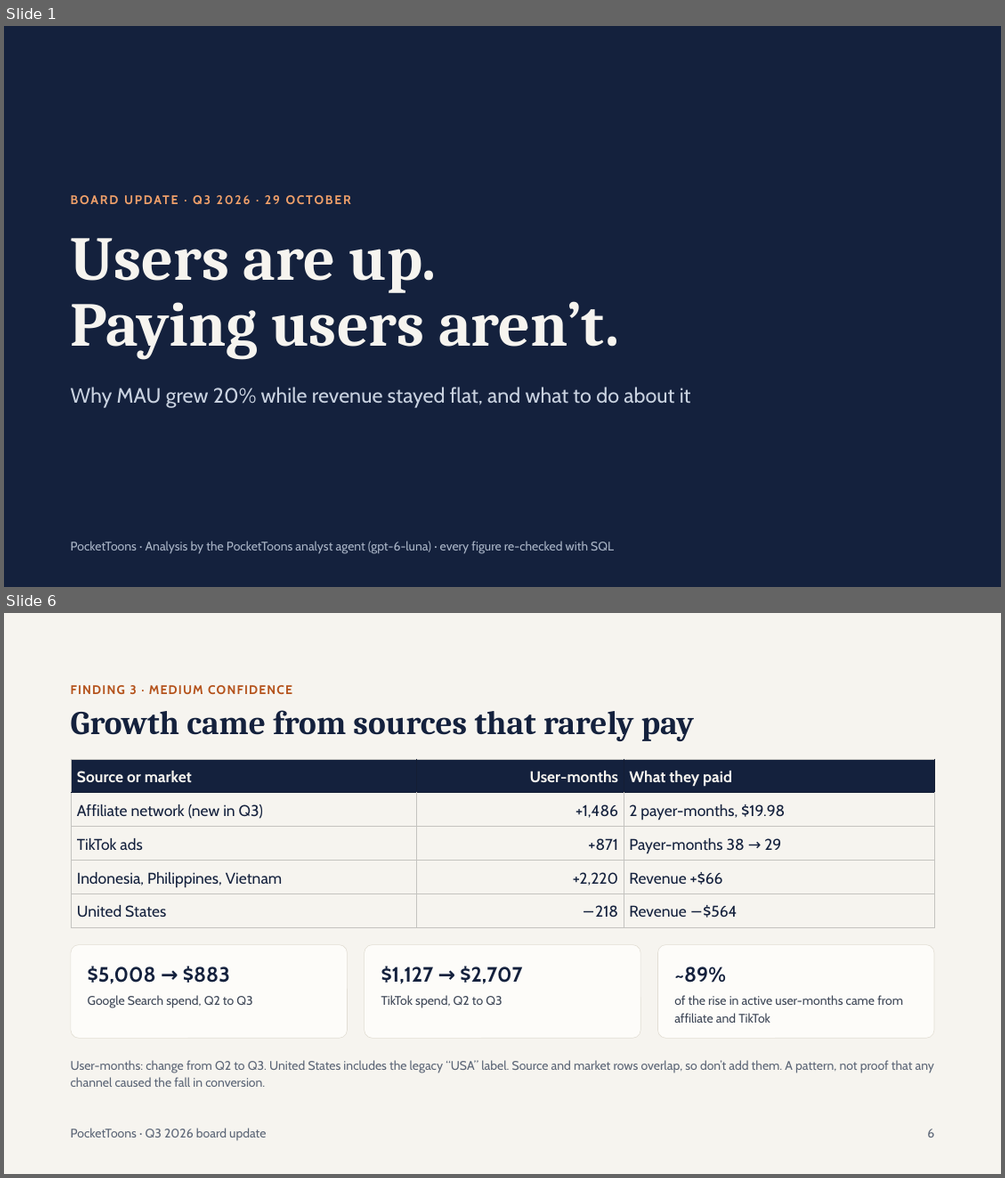
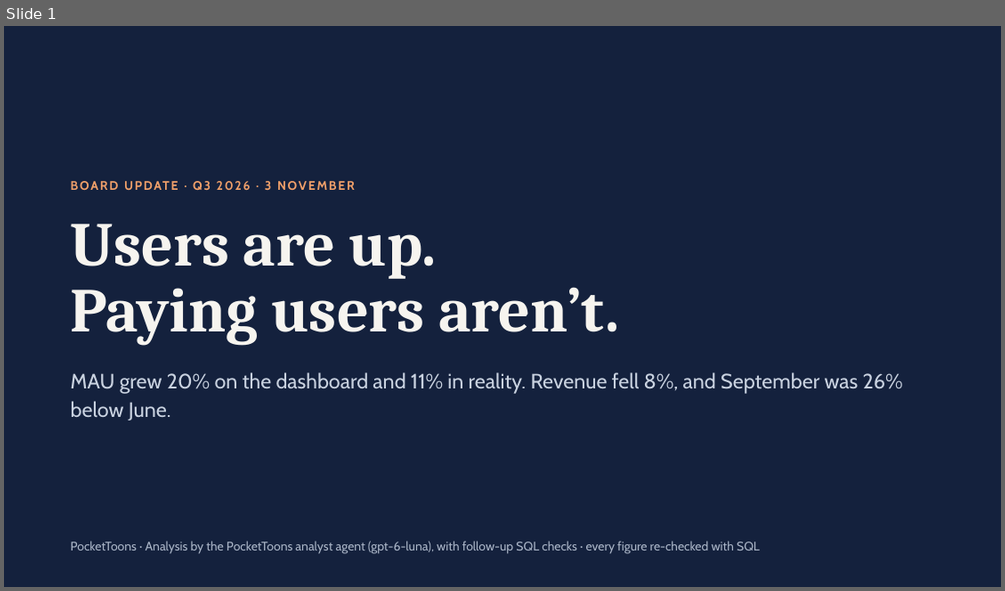
Before and after one commit to Anshi0202/pockettoons-analyst, a slide deck: investigation/board_deck.pptx. Shown one above the other, each under a label of ours: slides 1 and 6 before the commit, slide 1 after it; the slides between them are not shown. The pictures are 1005x1178 and 1005x591 pixels, drawn with LibreOffice and Linux fonts; fonts in the diff are those of the drawing. Boxes give left, top, right and bottom in pixels: in the first picture for what was removed or moved away, otherwise in the second. Text is boxed around its words. In the diff, an @@ line names an element or a change of style, - is before the commit and + after.

```diff
--- a/investigation/board_deck.pptx
+++ b/investigation/board_deck.pptx
@@ slide 6 removed at <box>4,613,1001,1174</box>, background #F6F4EF @@
@@ text removed at <box>71,685,292,694</box> @@
-FINDING 3 · MEDIUM CONFIDENCE
@@ title removed at <box>71,710,694,742</box> @@
-Growth came from sources that rarely pay
@@ table removed at <box>72,759,935,928</box>, 5 rows, 3 columns @@
-Source or market | User-months | What they paid
-Affiliate network (new in Q3) | +1,486 | 2 payer-months, $19.98
-TikTok ads | +871 | Payer-months 38 → 29
-Indonesia, Philippines, Vietnam | +2,220 | Revenue +$66
-United States | −218 | Revenue −$564
@@ rounded rectangle removed at <box>71,945,348,1038</box> @@
@@ rounded rectangle removed at <box>364,945,641,1038</box> @@
@@ rounded rectangle removed at <box>657,945,934,1038</box> @@
@@ text removed at <box>88,965,230,984</box> @@
-$5,008 → $883
@@ text removed at <box>381,965,522,984</box> @@
-$1,127 → $2,707
@@ text removed at <box>674,966,726,982</box> @@
-~89%
@@ text removed at <box>88,995,252,1008</box> @@
-Google Search spend, Q2 to Q3
@@ text removed at <box>381,995,502,1008</box> @@
-TikTok spend, Q2 to Q3
@@ text removed at <box>674,995,903,1022</box> @@
-of the rise in active user-months came from affiliate and TikTok
@@ text removed at <box>71,1060,934,1086</box> @@
-User-months: change from Q2 to Q3. United States includes the legacy “USA” label. Source and market rows overlap, so don’t add them. A pattern, not proof that any channel caused the fall in conversion.
@@ text removed at <box>71,1127,266,1140</box> @@
-PocketToons · Q3 2026 board update
@@ text removed at <box>927,1128,934,1137</box> @@
-6
@@ slide 1 changed as well @@
@@ text at <box>204,181,211,190</box>: text changed @@
-BOARD UPDATE · Q3 2026 · 29 OCTOBER
+BOARD UPDATE · Q3 2026 · 3 NOVEMBER
@@ title "Users are up.": place and size @@
-title "Users are up." at <box>71,238,619,359</box>
+title "Users are up." at <box>71,224,619,345</box>
@@ text at <box>71,372,903,420</box>: text changed @@
-Why MAU grew 20% while revenue stayed flat, and what to do about it
+MAU grew 20% on the dashboard and 11% in reality. Revenue fell 8%, and September was 26% below June.
@@ text at <box>71,540,760,554</box>: text changed @@
-PocketToons · Analysis by the PocketToons analyst agent (gpt-6-luna) · every figure re-checked with SQL
+PocketToons · Analysis by the PocketToons analyst agent (gpt-6-luna), with follow-up SQL checks · every figure re-checked with SQL
```
Also in this commit, not shown: 4 other slides changed, 5 slides added, 4 other slides removed.
